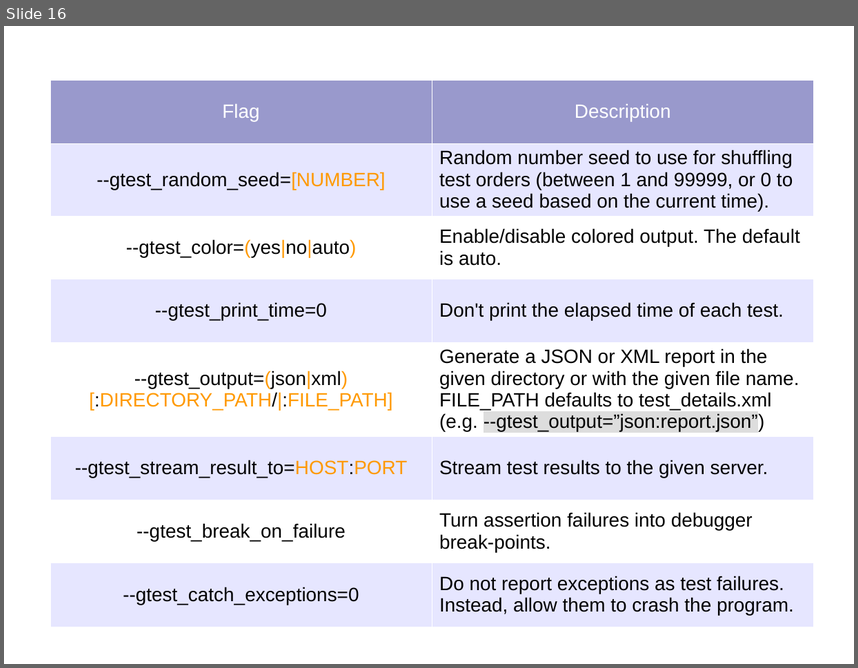
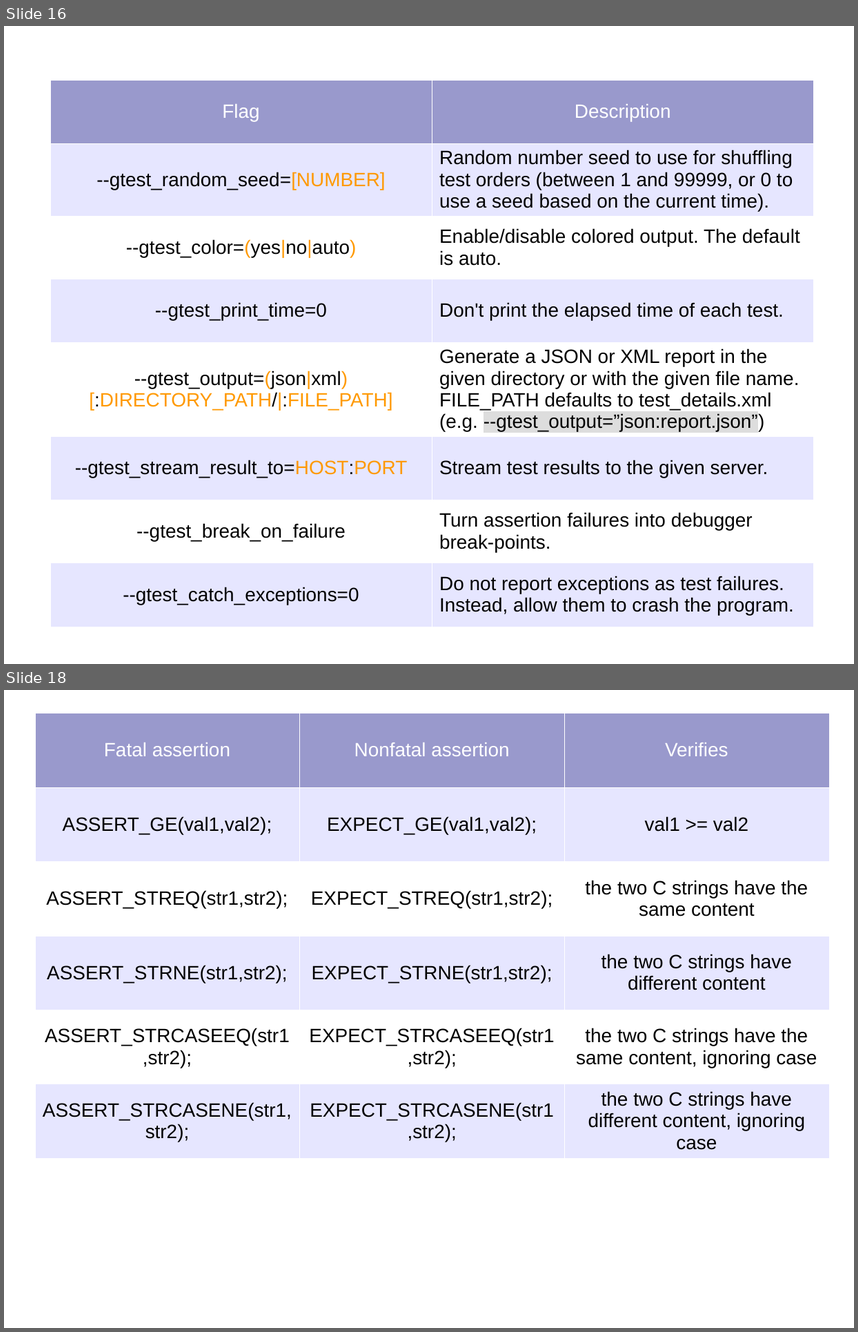
Before and after one commit to fmallaba/gtest-tutorial, a slide deck: GTest.odp. Shown one above the other, each under a label of ours: slide 16 before the commit, slides 16 and 18 after it; the slides between them are not shown. The pictures are 858x668 and 858x1332 pixels, drawn with LibreOffice and Linux fonts; fonts in the diff are those of the drawing. Boxes give left, top, right and bottom in pixels: in the first picture for what was removed or moved away, otherwise in the second. Text is boxed around its words. In the diff, an @@ line names an element or a change of style, - is before the commit and + after.

```diff
--- a/GTest.odp
+++ b/GTest.odp
@@ slide 18 added at (x1=4, y1=690, x2=854, y2=1328), background #FFFFFF @@
@@ table added at (x1=35, y1=713, x2=829, y2=1159), 6 rows, 3 columns @@
+Fatal assertion | Nonfatal assertion | Verifies
+ASSERT_GE(val1,val2); | EXPECT_GE(val1,val2); | val1 >= val2
+ASSERT_STREQ(str1,str2); | EXPECT_STREQ(str1,str2); | the two C strings have the same content
+ASSERT_STRNE(str1,str2); | EXPECT_STRNE(str1,str2); | the two C strings have different content
+ASSERT_STRCASEEQ(str1,str2); | EXPECT_STRCASEEQ(str1,str2); | the two C strings have the same content, ignoring case
+ASSERT_STRCASENE(str1,str2); | EXPECT_STRCASENE(str1,str2); | the two C strings have different content, ignoring case
```
Also in this commit, not shown: 1 slide changed, 1 other slide added, 10 other files.
